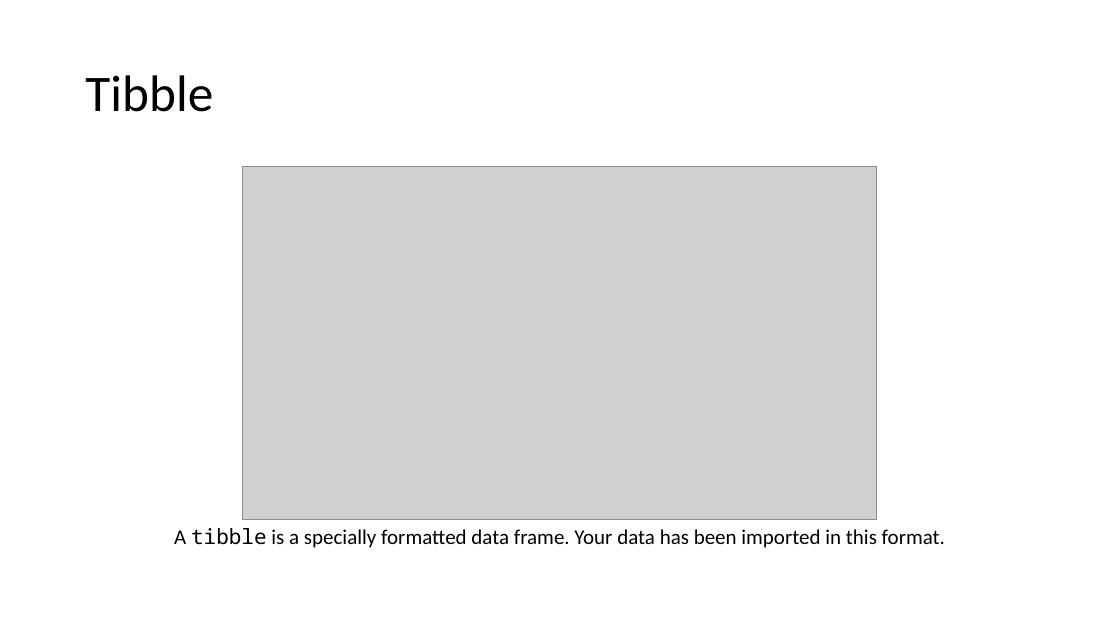
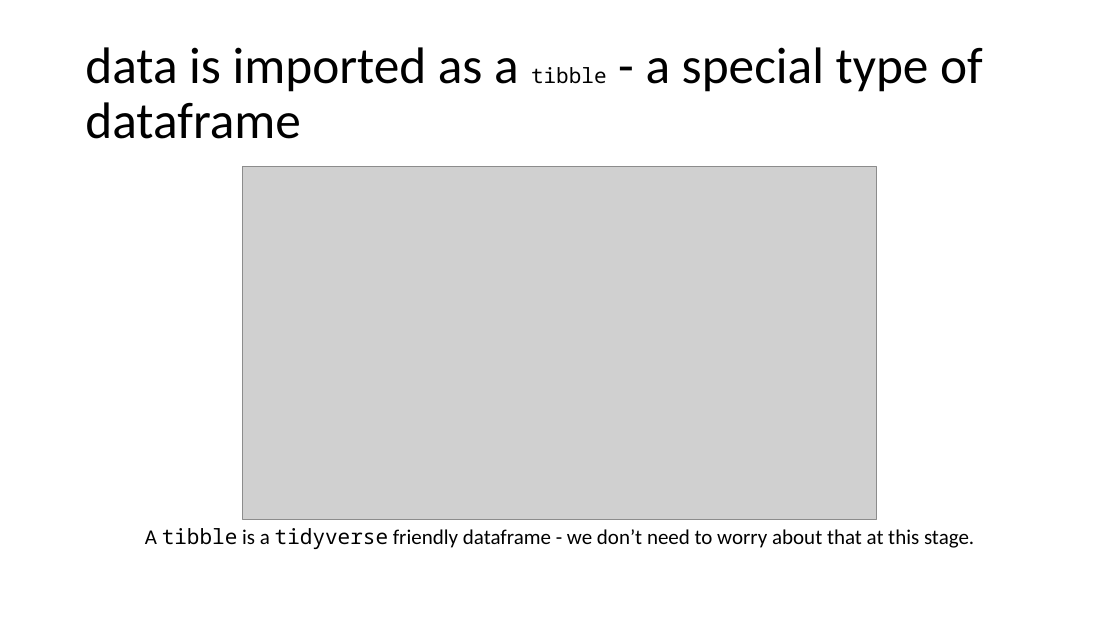
Before and after one commit to uclh-criu/learning-datascience, a slide deck: slide 17 of sessions/4-read-data.pptx. Drawn at 1120x630 pixels with LibreOffice and Linux fonts; fonts in the diff are those of the drawing; grey boxes stand for pictures. Boxes give left, top, right and bottom in pixels: in the first picture for what was removed or moved away, otherwise in the second. Text is boxed around its words. In the diff, an @@ line names an element or a change of style, - is before the commit and + after.

```diff
--- a/sessions/4-read-data.pptx
+++ b/sessions/4-read-data.pptx
@@ title at (85,47,983,139): text changed @@
-Tibble
+data is imported as a tibble - a special type of dataframe
@@ text at (145,528,974,549): text changed @@
-A tibble is a specially formatted data frame. Your data has been imported in this format.
+A tibble is a tidyverse friendly dataframe - we don’t need to worry about that at this stage.
```
Also in this commit, not shown: 2 other slides changed, 1 other file.
